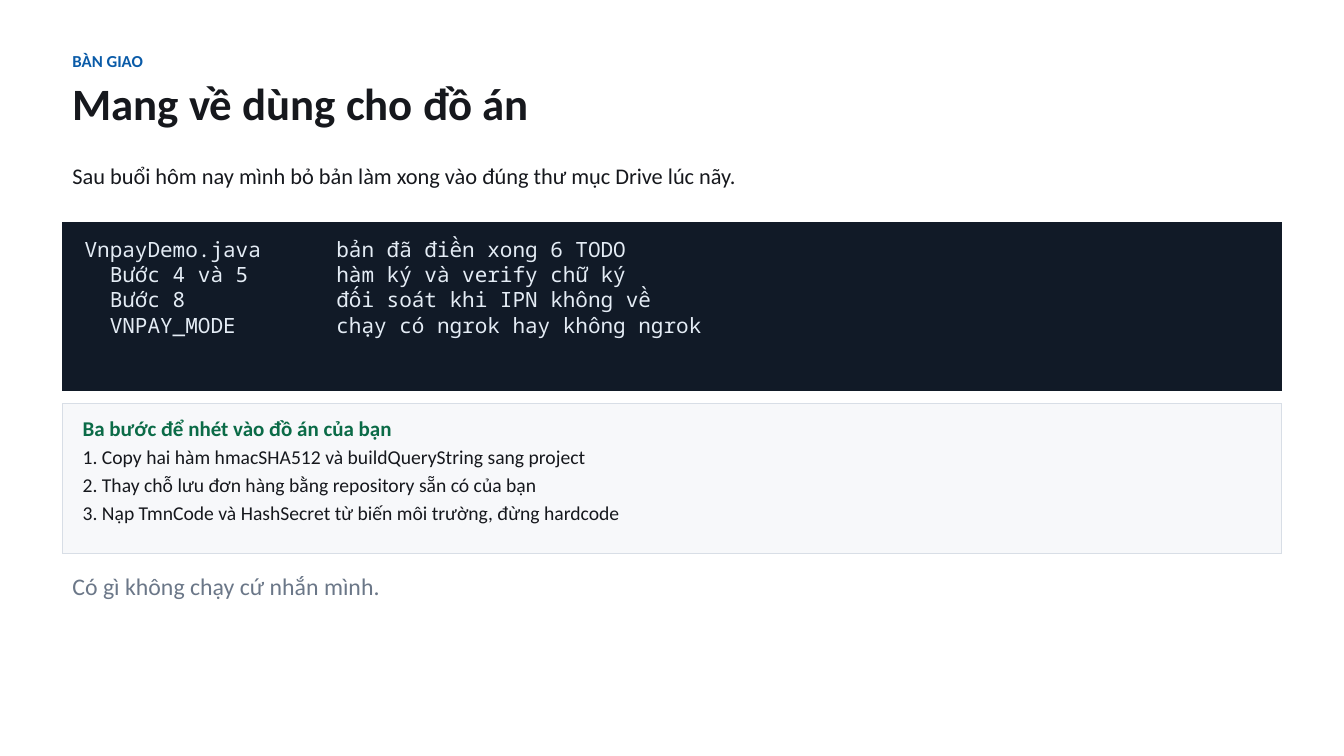
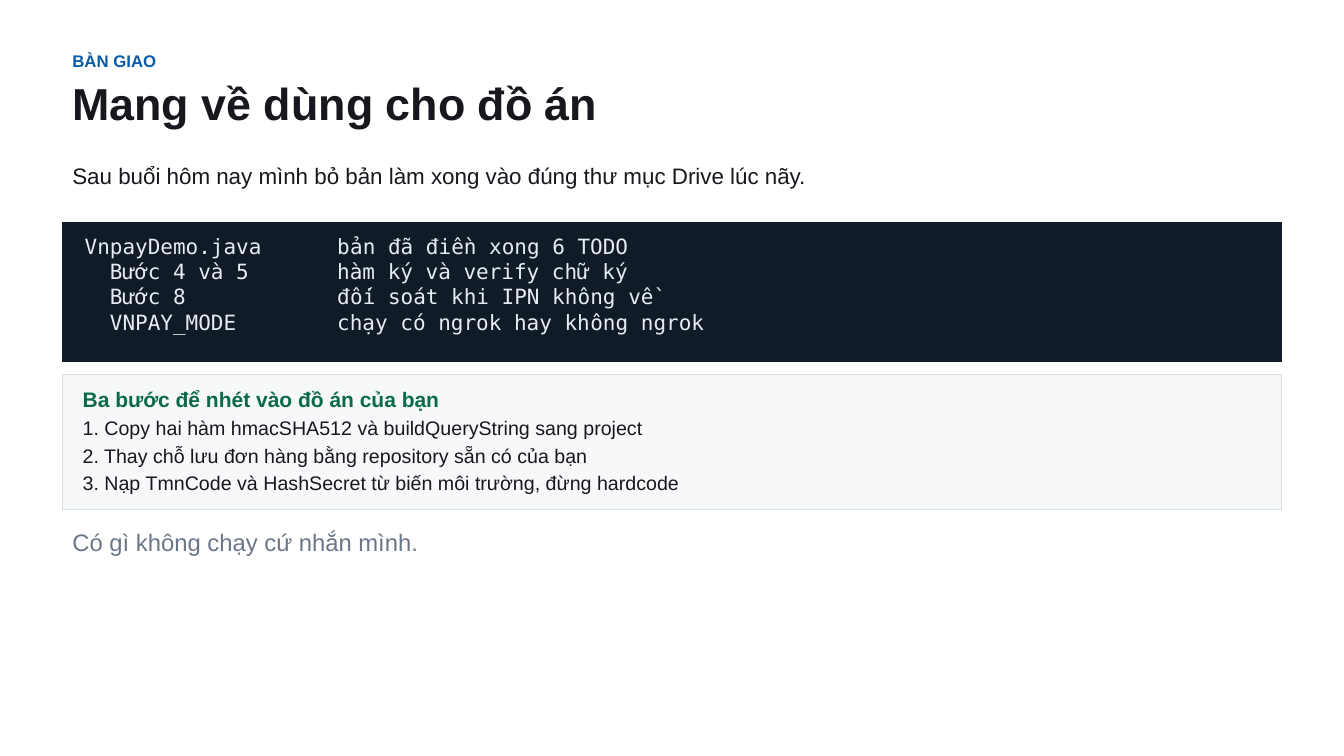
Before and after one commit to conchocon154/vnpay-seminar, a slide deck: slide 19 of VNPAY-seminar.pptx. Drawn at 1344x756 pixels with LibreOffice and Linux fonts; fonts in the diff are those of the drawing. Boxes give left, top, right and bottom in pixels: in the first picture for what was removed or moved away, otherwise in the second. Text is boxed around its words. In the diff, an @@ line names an element or a change of style, - is before the commit and + after.

```diff
--- a/VNPAY-seminar.pptx
+++ b/VNPAY-seminar.pptx
@@ rectangle "VnpayDemo.java bản đã điền xong ...": place and size @@
-rectangle "VnpayDemo.java bản đã điền xong ..." at bbox=[63, 223, 1281, 391]
+rectangle "VnpayDemo.java bản đã điền xong ..." at bbox=[63, 223, 1281, 362]
@@ rectangle "VnpayDemo.java bản đã điền xong ..." at bbox=[63, 223, 1281, 362]: font Noto Sans Mono to DejaVu Sans Mono @@
@@ rectangle "Ba bước để nhét vào ...": place and size @@
-rectangle "Ba bước để nhét vào ..." at bbox=[63, 404, 1281, 555]
+rectangle "Ba bước để nhét vào ..." at bbox=[63, 374, 1281, 509]
@@ font Calibri to Arial in 4 elements at bbox=[72, 53, 597, 129], bbox=[72, 166, 806, 189], bbox=[63, 374, 1281, 509], bbox=[72, 532, 418, 556] @@
@@ text "Có gì không chạy cứ ...": place and size @@
-text "Có gì không chạy cứ ..." at bbox=[72, 576, 380, 599]
+text "Có gì không chạy cứ ..." at bbox=[72, 532, 418, 556]
```
Also in this commit, not shown: 18 other slides changed, 1 other file.
